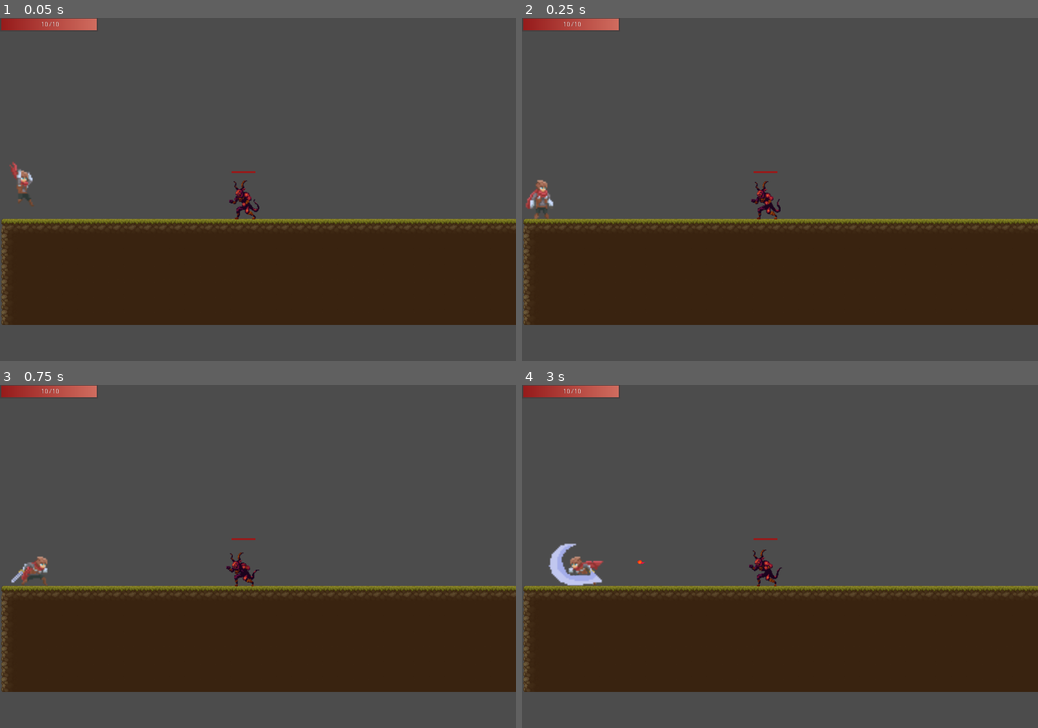
Above: before the commit, frames 1-4 (two rows, left to right).
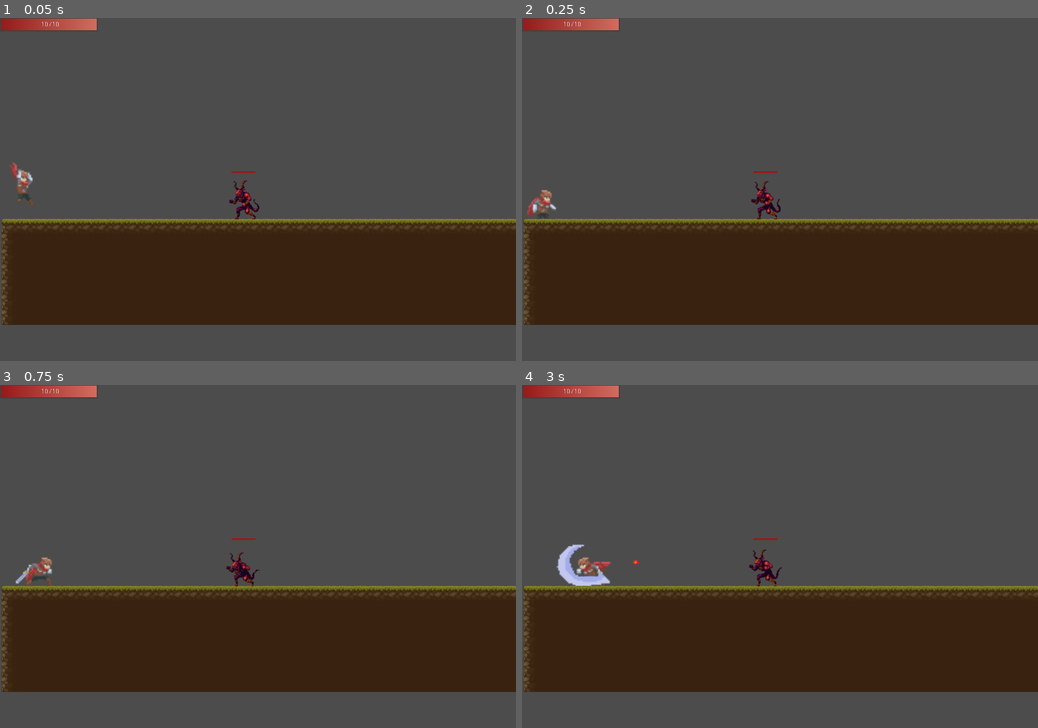
Above: after the commit, the same moments.

Repository: ArtyomKr/2d-scroller-demo
Game: Godot game, scene res://scenes/Main.tscn
Same seed, same stepped clock (60 frames per second), same inputs: the game is played once before the commit and once after it.
Inputs (mouse positions are in pixels of both pictures, inside the frame that each line leads up to):
- Up to frame 1 (0.05 s): no input
- Up to frame 2 (0.25 s): no input
- Up to frame 3 (0.75 s): move the mouse to (371, 539) at 0.52 s; hold Right (ui_right) from 0.53 s (still down); click (371, 539) at 0.6 s
- Up to frame 4 (3 s): tap Space (jump) at 0.77, 1.52 s; move the mouse to (676, 573) at 1.27 s; click (676, 573) at 1.35 s; move the mouse to (831, 481) at 2.02 s; release Right (ui_right) at 2.03 s; hold Left (ui_left) 2.03-2.78 s; click (831, 481) at 2.1 s; move the mouse to (754, 625) at 2.77 s; hold Right (ui_right) from 2.78 s (still down); click (754, 625) at 2.85 s

Frame 1 is identical in both runs. In frame 2, 0.4% of the frame differs, in the area x 0-7%, y 47-59%; in frame 3, 0.3%; in frame 4, 0.8%, in the area x 5-24%, y 46-59%.

Commit message:
feat: add new animations to player

Diff:
--- a/project.godot
+++ b/project.godot
@@ -9,12 +9,12 @@
 config_version=4
 
 _global_script_classes=[ {
-"base": "KinematicBody2D",
+"base": "Reference",
 "class": "Actor",
 "language": "GDScript",
 "path": "res://scenes/Actors/Actor.gd"
 }, {
-"base": "Actor",
+"base": "Reference",
 "class": "Enemy",
 "language": "GDScript",
 "path": "res://scenes/Actors/enemies/Enemy.gd"
--- a/scenes/actors/player/Player.gd
+++ b/scenes/actors/player/Player.gd
@@ -35,7 +35,7 @@
 
 func _physics_process(delta):
 	manage_state(delta)
-	print_debug(_state)
+	print_debug(is_on_floor())
 
 
 func start(pos: Vector2):
@@ -46,25 +46,22 @@
 
 func die():
 	_state = STATE.DEAD
-	$HitBox.set_deferred('disabled', true)
 	get_tree().paused = true
 
 	$AnimationPlayer.pause_mode = Node.PAUSE_MODE_PROCESS
 	$AnimationPlayer.play('die')
 	yield($AnimationPlayer, "animation_finished")
-	$AnimationPlayer.stop()
 
 	hide()
 	emit_signal('player_died')
 
 
 func damage():
-	if $HitTaimer .is_stopped():
-		$HitTimer.start()
-		hp -= 1
-		emit_signal('hit', hp)
-		if hp <= 0:
-			die()
+	hp -= 1
+	emit_signal('hit', hp)
+	_state = STATE.HURT
+	if hp <= 0:
+		die()
 
 
 func manage_state(delta):
@@ -77,6 +74,8 @@
 		STATE.BLOCKED:
 			pass
 		STATE.IDLE:
+			velocity = move_and_slide_with_snap(velocity, Vector2.DOWN, Vector2.UP)
+
 			if is_on_floor() && abs(direction) > 0:
 				_state = STATE.WALKING
 			if Input.is_action_just_pressed("attack"):
@@ -116,6 +115,8 @@
 		STATE.ATTACKING:
 			velocity.x = 0
 			current_animation = "attack_0"
+		STATE.HURT:
+			current_animation = "hurt"
 
 	position.x = clamp(position.x, 0, screen_size.x)
 	position.y = clamp(position.y, 0, screen_size.y)
--- a/scenes/actors/player/Player.tscn
+++ b/scenes/actors/player/Player.tscn
@@ -134,7 +134,7 @@
 "times": PoolRealArray( 0 ),
 "transitions": PoolRealArray( 1 ),
 "update": 0,
-"values": [ Vector2( 1, 6.66667 ) ]
+"values": [ Vector2( 1, 3.333 ) ]
 }
 tracks/4/type = "method"
 tracks/4/path = NodePath(".")
@@ -387,20 +387,20 @@
 "times": PoolRealArray( 0 ),
 "transitions": PoolRealArray( 1 ),
 "update": 0,
-"values": [ Vector2( 2.667, 3.333 ) ]
+"values": [ Vector2( 3.33333, 1.33333 ) ]
 }
 
 [sub_resource type="Animation" id=17]
 resource_name = "hurt"
-length = 0.6
-tracks/0/type = "value"
-tracks/0/path = NodePath("Sprite:frame")
-tracks/0/interp = 1
-tracks/0/loop_wrap = true
-tracks/0/imported = false
-tracks/0/enabled = true
-tracks/0/keys = {
-"times": PoolRealArray( 0, 0.2, 0.4 ),
+length = 0.3
+tracks/0/type = "value"
+tracks/0/path = NodePath("Sprite:frame")
+tracks/0/interp = 1
+tracks/0/loop_wrap = true
+tracks/0/imported = false
+tracks/0/enabled = true
+tracks/0/keys = {
+"times": PoolRealArray( 0, 0.1, 0.2 ),
 "transitions": PoolRealArray( 1, 1, 1 ),
 "update": 1,
 "values": [ 60, 61, 62 ]
@@ -412,7 +412,7 @@
 tracks/1/imported = false
 tracks/1/enabled = true
 tracks/1/keys = {
-"times": PoolRealArray( 0, 0.6 ),
+"times": PoolRealArray( 0, 0.3 ),
 "transitions": PoolRealArray( 1, 1 ),
 "update": 1,
 "values": [ true, false ]
@@ -424,10 +424,24 @@
 tracks/2/imported = false
 tracks/2/enabled = true
 tracks/2/keys = {
-"times": PoolRealArray( 0, 0.6 ),
+"times": PoolRealArray( 0, 0.3 ),
 "transitions": PoolRealArray( 1, 1 ),
 "update": 0,
 "values": [ Color( 0.513726, 0.513726, 0.513726, 1 ), Color( 1, 1, 1, 1 ) ]
+}
+tracks/3/type = "method"
+tracks/3/path = NodePath(".")
+tracks/3/interp = 1
+tracks/3/loop_wrap = true
+tracks/3/imported = false
+tracks/3/enabled = true
+tracks/3/keys = {
+"times": PoolRealArray( 0.3 ),
+"transitions": PoolRealArray( 1 ),
+"values": [ {
+"args": [  ],
+"method": "goto_idle"
+} ]
 }
 
 [sub_resource type="Animation" id=5]
@@ -678,7 +692,7 @@
 "times": PoolRealArray( 0 ),
 "transitions": PoolRealArray( 1 ),
 "update": 0,
-"values": [ Vector2( 4.33333, 4 ) ]
+"values": [ Vector2( 4.333, 3.333 ) ]
 }
 tracks/2/type = "value"
 tracks/2/path = NodePath("HitBox:shape:radius")
@@ -782,7 +796,6 @@
 [node name="HitBox" type="CollisionShape2D" parent="."]
 position = Vector2( 1.33333, 5.66667 )
 shape = SubResource( 2 )
-disabled = true
 
 [node name="HitDetector" type="Area2D" parent="."]
 collision_layer = 2
